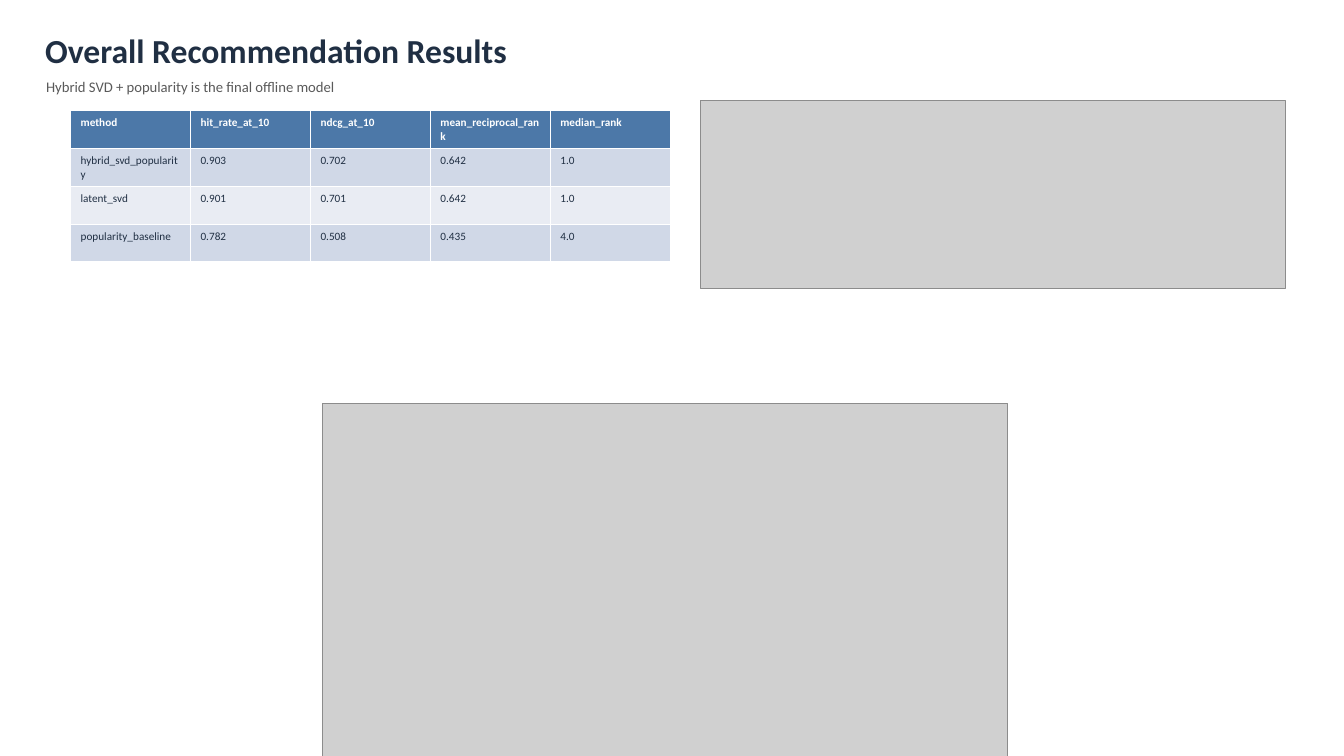
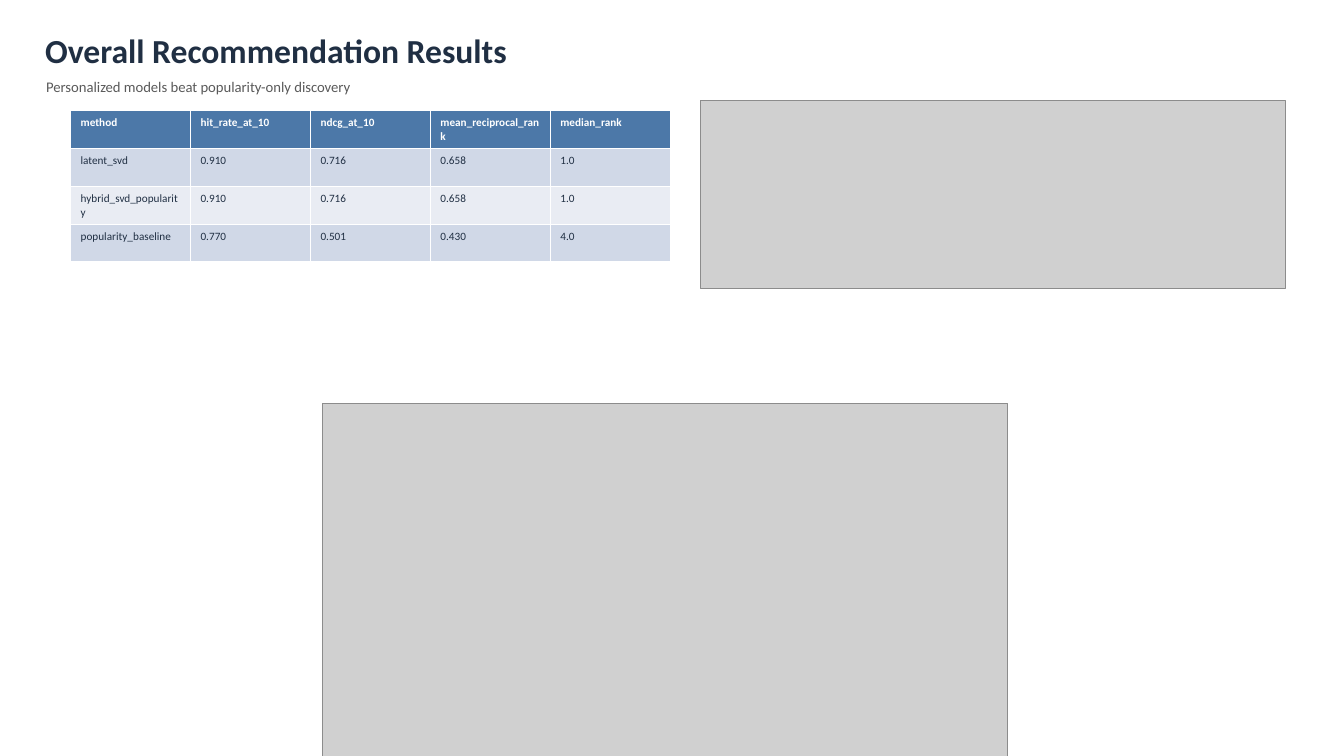
Before and after one commit to adecoss/anime-recommendation-system, a slide deck: slide 6 of reports/week10_recommendation_presentation.pptx. Drawn at 1344x756 pixels with LibreOffice and Linux fonts; fonts in the diff are those of the drawing; grey boxes stand for pictures. Boxes give left, top, right and bottom in pixels: in the first picture for what was removed or moved away, otherwise in the second. Text is boxed around its words. In the diff, an @@ line names an element or a change of style, - is before the commit and + after.

```diff
--- a/reports/week10_recommendation_presentation.pptx
+++ b/reports/week10_recommendation_presentation.pptx
@@ text at (46, 82, 350, 95): text changed @@
-Hybrid SVD + popularity is the final offline model
+Personalized models beat popularity-only discovery
@@ table at (71, 111, 670, 262) @@
-row 2: hybrid_svd_popularity | 0.903 | 0.702 | 0.642 | 1.0
+row 2: latent_svd | 0.910 | 0.716 | 0.658 | 1.0
-row 3: latent_svd | 0.901 | 0.701 | 0.642 | 1.0
+row 3: hybrid_svd_popularity | 0.910 | 0.716 | 0.658 | 1.0
-row 4: popularity_baseline | 0.782 | 0.508 | 0.435 | 4.0
+row 4: popularity_baseline | 0.770 | 0.501 | 0.430 | 4.0
```
Also in this commit, not shown: 3 other slides changed, 14 other files.
